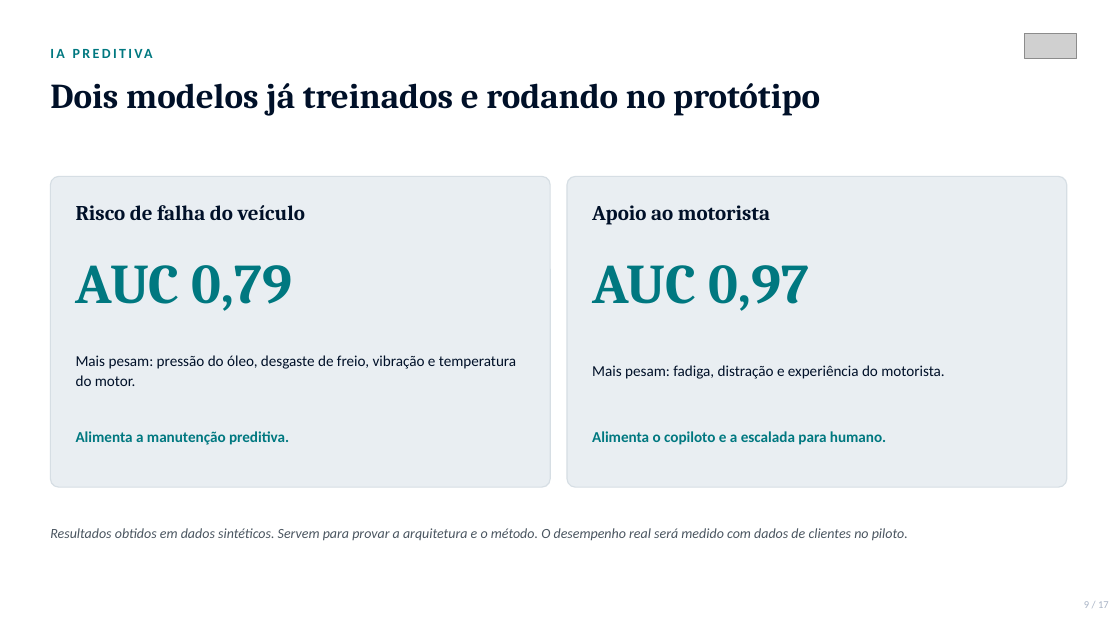
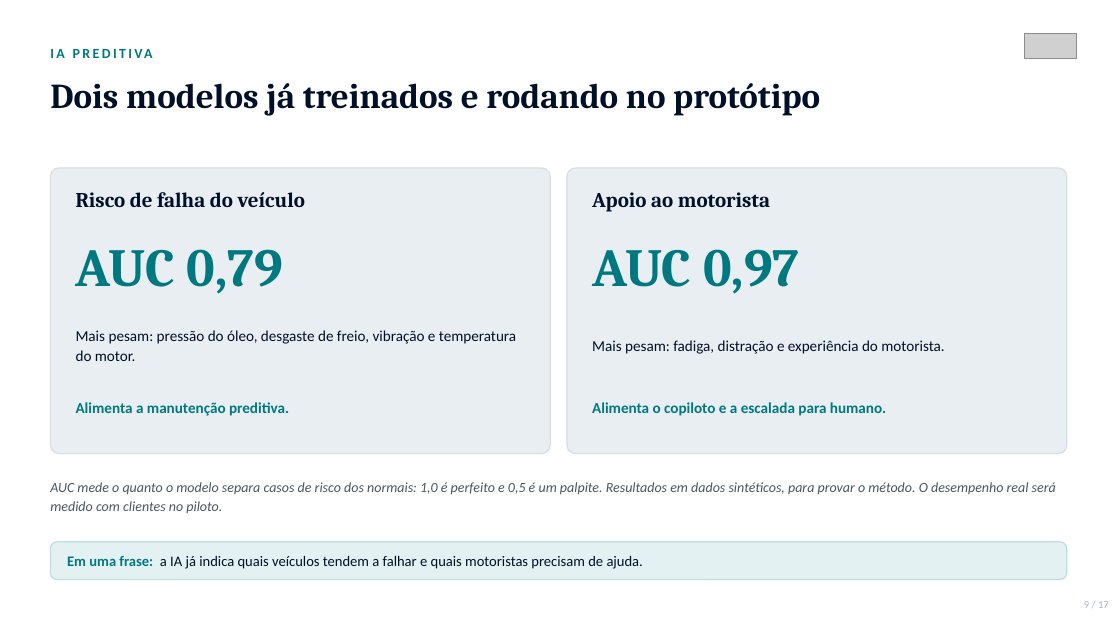
Before and after one commit to phdandrade-pixel/fleetmind-ai, a slide deck: slide 9 of pitch/FleetMind_AI_Apresentacao_Executiva.pptx. Drawn at 1120x630 pixels with LibreOffice and Linux fonts; fonts in the diff are those of the drawing; grey boxes stand for pictures. Boxes give left, top, right and bottom in pixels: in the first picture for what was removed or moved away, otherwise in the second. Text is boxed around its words. In the diff, an @@ line names an element or a change of style, - is before the commit and + after.

```diff
--- a/pitch/FleetMind_AI_Apresentacao_Executiva.pptx
+++ b/pitch/FleetMind_AI_Apresentacao_Executiva.pptx
@@ rounded rectangle: place and size @@
-rounded rectangle at [50, 176, 550, 487]
+rounded rectangle at [50, 168, 550, 454]
@@ rounded rectangle at [50, 168, 550, 454]: proportions changed @@
@@ rounded rectangle at [567, 168, 1067, 454]: proportions changed @@
@@ rounded rectangle: place and size @@
-rounded rectangle at [567, 176, 1067, 487]
+rounded rectangle at [567, 168, 1067, 454]
@@ text "Risco de falha do veículo": place and size @@
-text "Risco de falha do veículo" at [76, 205, 305, 220]
+text "Risco de falha do veículo" at [76, 192, 305, 207]
@@ text "Apoio ao motorista": place and size @@
-text "Apoio ao motorista" at [592, 205, 770, 225]
+text "Apoio ao motorista" at [592, 192, 770, 212]
@@ text "AUC 0,79": place and size @@
-text "AUC 0,79" at [76, 265, 292, 311]
+text "AUC 0,79" at [76, 249, 283, 294]
@@ text "AUC 0,79" at [76, 249, 283, 294]: size 48 to 46 pt @@
@@ text "AUC 0,97": place and size @@
-text "AUC 0,97" at [592, 265, 808, 311]
+text "AUC 0,97" at [592, 249, 799, 294]
@@ text "AUC 0,97" at [592, 249, 799, 294]: size 48 to 46 pt @@
@@ text "Mais pesam: pressão do óleo, ...": place and size @@
-text "Mais pesam: pressão do óleo, ..." at [76, 355, 516, 386]
+text "Mais pesam: pressão do óleo, ..." at [76, 330, 516, 361]
@@ text "Mais pesam: fadiga, distração e ...": place and size @@
-text "Mais pesam: fadiga, distração e ..." at [592, 365, 944, 379]
+text "Mais pesam: fadiga, distração e ..." at [592, 340, 944, 354]
@@ text "Alimenta a manutenção preditiva.": place and size @@
-text "Alimenta a manutenção preditiva." at [76, 431, 289, 445]
+text "Alimenta a manutenção preditiva." at [76, 402, 289, 416]
@@ text "Alimenta o copiloto e a ...": place and size @@
-text "Alimenta o copiloto e a ..." at [592, 431, 886, 445]
+text "Alimenta o copiloto e a ..." at [592, 402, 886, 416]
@@ text at [50, 482, 1056, 513]: text changed @@
-Resultados obtidos em dados sintéticos. Servem para provar a arquitetura e o método. O desempenho real será medido com dados de clientes no piloto.
+AUC mede o quanto o modelo separa casos de risco dos normais: 1,0 é perfeito e 0,5 é um palpite. Resultados em dados sintéticos, para provar o método. O desempenho real será medido com clientes no piloto.
@@ rounded rectangle added at [50, 542, 1067, 580], fill #E3F1F2, outline #BFDCDF 1 pt @@
@@ text added at [67, 556, 643, 569], 12.5 pt, text #001028 @@
+Em uma frase: a IA já indica quais veículos tendem a falhar e quais motoristas precisam de ajuda.
```
Also in this commit, not shown: 14 other slides changed, 1 other file.
